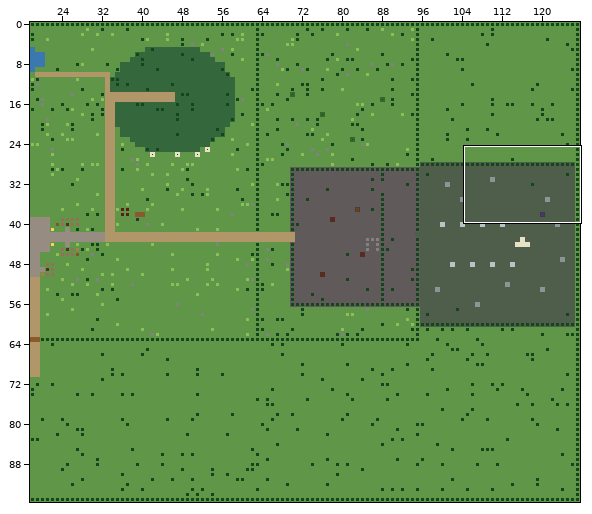
Tiled map (JSON) -- maps/region.tmj. The picture above shows the old version from afar; the outline marks the close-up.
Close-up. Old version:
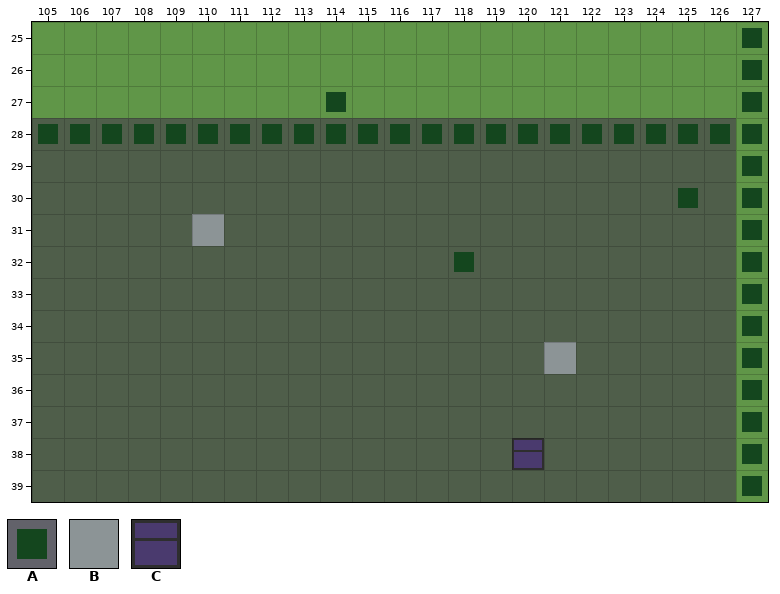
Cells are 16x16 px. Shown: x 105..127, y 25..39. The commit also changed other parts of the map, which this record leaves out.
Key: from "region": A 4, B 33, C 42.
_ is an empty cell.
Layers that did not change in this view are not listed.
Layer "features" before, first column x 105:
25 ______________________A
26 ______________________A
27 _________A____________A
28 AAAAAAAAAAAAAAAAAAAAAAA
29 ______________________A
30 ____________________A_A
31 _____B________________A
32 _____________A________A
33 ______________________A
34 ______________________A
35 ________________B_____A
36 ______________________A
37 ______________________A
38 _______________C______A
39 ______________________A
Now the later version:
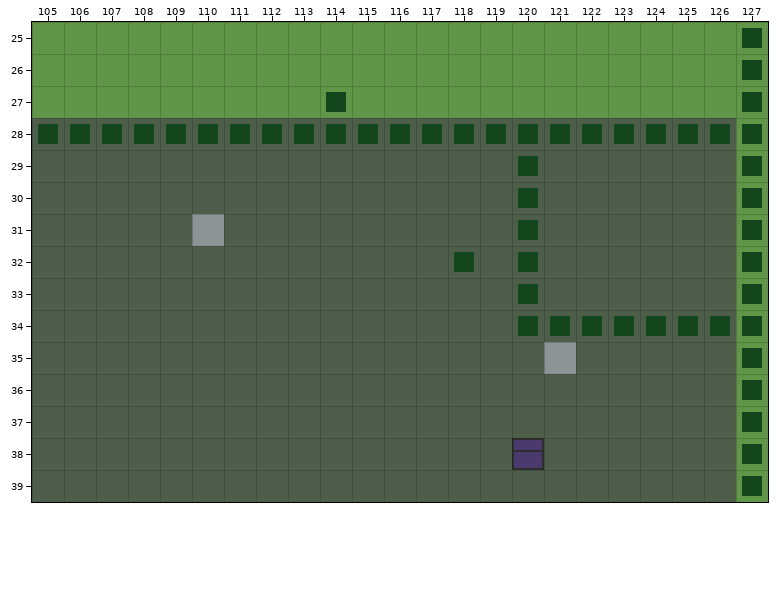
Change:
Layer "features":
There is now tile A in rows 29 to 33 at x 120; in row 34 at x 120 to 126.
Tile A is removed in row 30 at x 125.
